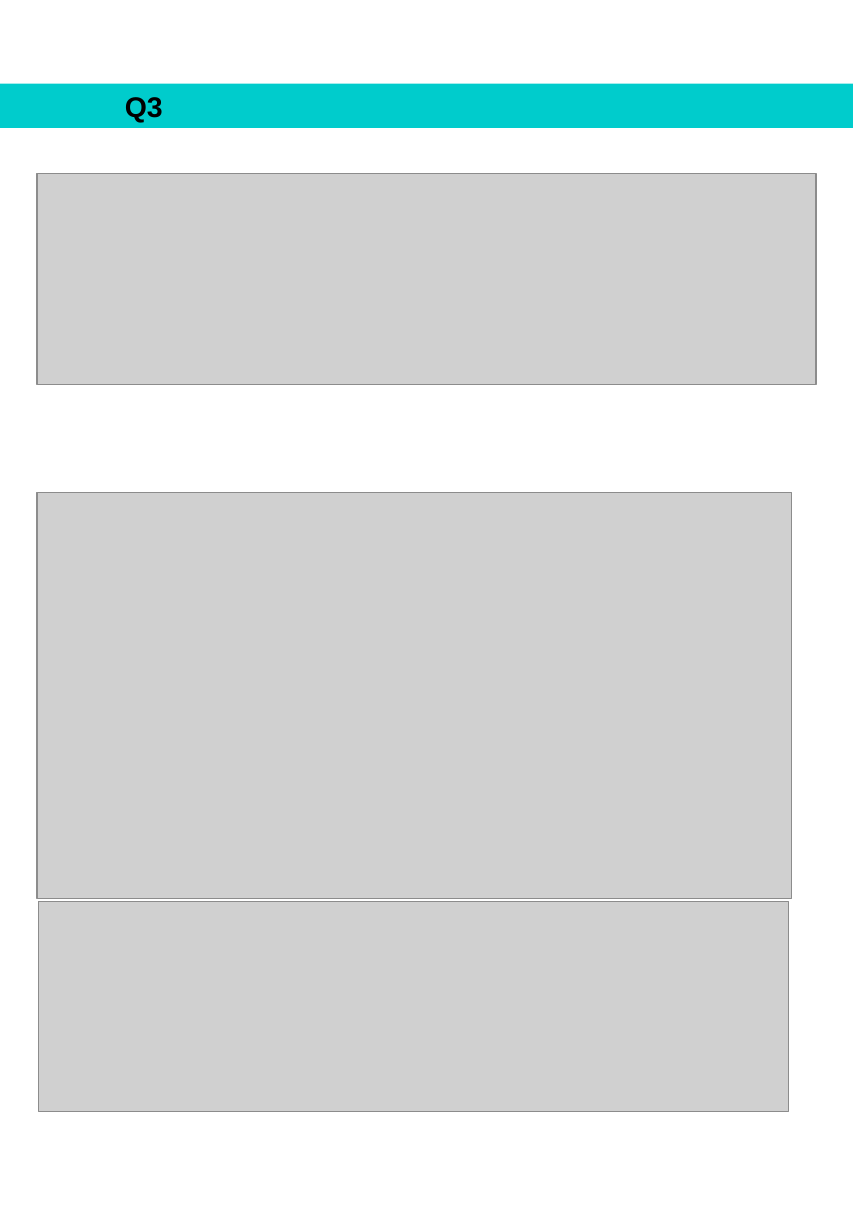
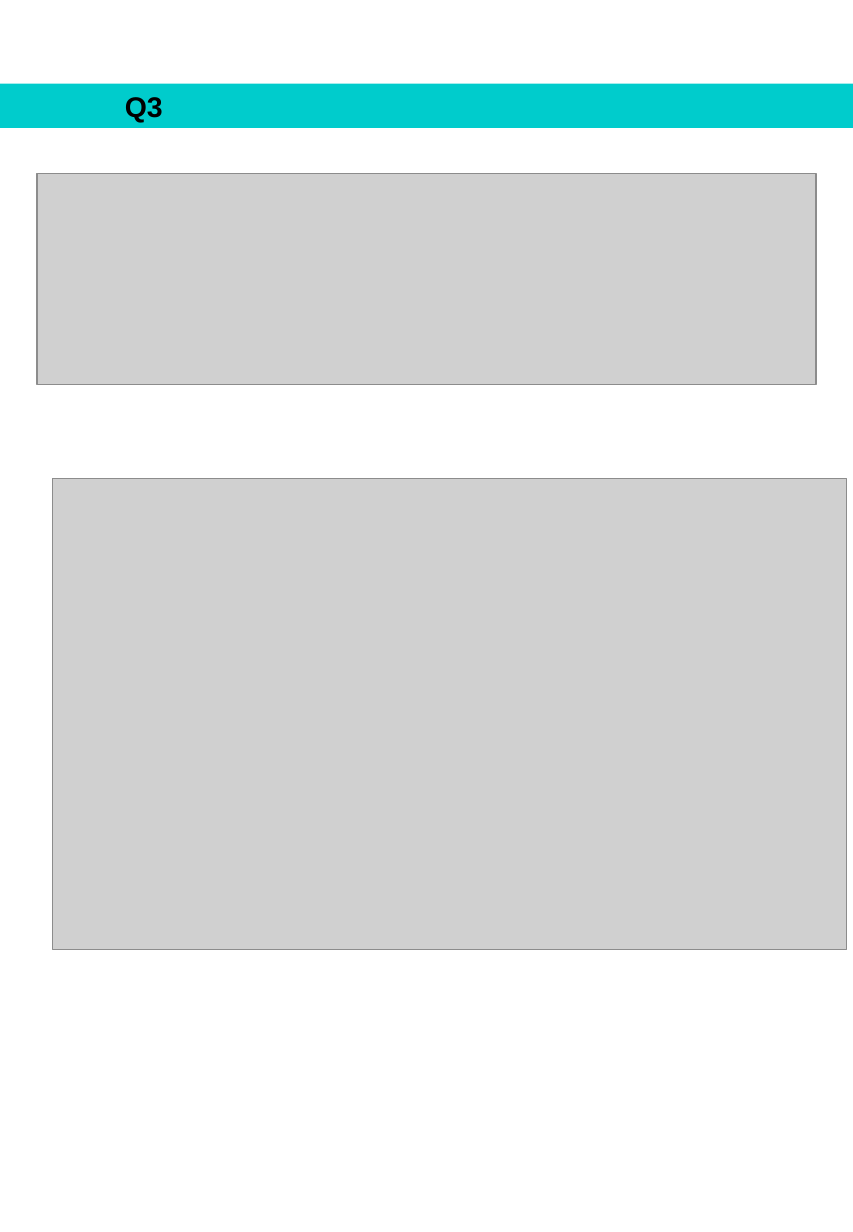
Before and after one commit to PietroGriffa/IRM19, a slide deck: slide 2 of Lab 04/PreLab04.odp. Drawn at 853x1232 pixels with LibreOffice and Linux fonts; fonts in the diff are those of the drawing; grey boxes stand for pictures. Boxes give left, top, right and bottom in pixels: in the first picture for what was removed or moved away, otherwise in the second. Text is boxed around its words. In the diff, an @@ line names an element or a change of style, - is before the commit and + after.

```diff
--- a/Lab 04/PreLab04.odp
+++ b/Lab 04/PreLab04.odp
@@ picture: place and size @@
-picture at <box>38,492,792,898</box>
+picture at <box>52,479,846,950</box>
@@ picture removed at <box>39,902,788,1112</box> @@
```
Also in this commit, not shown: 1 other slide changed.
